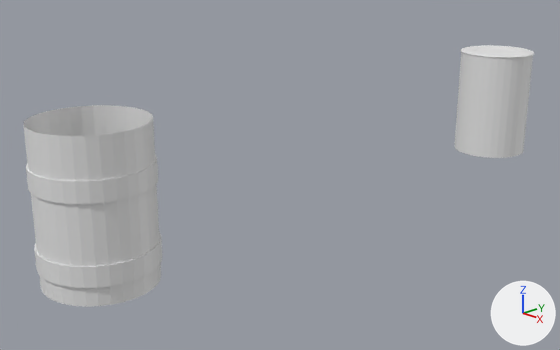
An edit to the Blender file untitled.blend, drawn before and after from the same camera.
Camera for both pictures: a camera (50 mm lens) standing at (11.99, -6.68, 6.47) and looking at (-0.75, 5.31, 0.76). Lighting does not change. The marker at lower right points along +X, +Y and +Z. The picture after the commit comes second.

Script lines for the objects in view, before the commit:
```python
me_cylinder = bpy.data.meshes.new('Cylinder')
me_cylinder.from_pydata(...)  # 512 vertices, 513 faces; spans x -1.0..1.0, y -1.0..1.0, z -1.0..1.0
me_cylinder_001 = bpy.data.meshes.new('Cylinder.001')
me_cylinder_001.from_pydata(...)  # 640 vertices, 610 faces; spans x -1.03..1.03, y -1.02..1.02, z -3.04..4.78
me_cylinder_002 = bpy.data.meshes.new('Cylinder.002')
me_cylinder_002.from_pydata(...)  # 482 vertices, 451 faces; spans x -1.03..1.03, y -1.03..1.03, z -1.0..1.0
ob_barrel_1 = bpy.data.objects.new('Barrel 1', me_cylinder)
ob_barrel_1.location = (0.0, 13.17, 1.46)
ob_barrel_1.scale = (1.0, 1.0, 1.45)
ob_barrel_1_lid = bpy.data.objects.new('Barrel 1 Lid', me_cylinder_001)
ob_barrel_1_lid.location = (0.0, 13.17, 2.9)
ob_barrel_1_lid.scale = (1.0, 1.0, 0.0109)
ob_barrel_2 = bpy.data.objects.new('Barrel 2', me_cylinder_002)
ob_barrel_2.location = (0.0, 0.0, 1.61)
ob_barrel_2.scale = (1.11, 1.11, 1.54)
```
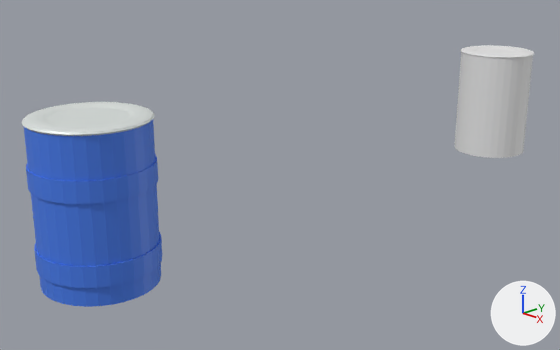
What the commit changed:
Material 'Material.001' (mat_material_001) is new.
Its base color is (0.0596, 0.195, 0.8) (blue #457ae7).
Its roughness is 0.516.
Material 'Material.002' (mat_material_002) is new.
Its base color is (0.755, 0.8, 0.78) (white #e1e7e5).
Its metallic is 0.165.
me_cylinder_002 has 482 vertices, 451 faces and spans x -1.03..1.03, y -1.03..1.03, z -1.0..1.0.
me_cylinder_002 gains material mat_material_001 (blue #457ae7).
Mesh me_cylinder_003 is new.
It has 640 vertices, 610 faces and spans x -1.02..1.02, y -1.02..1.02, z -4.11..3.03.
It uses material mat_material_002 (white #e1e7e5).
Object 'Barrel 2 Lid' (ob_barrel_2_lid) is new; it shows me_cylinder_003.
Its location is (0.0, 0.0, 3.19).
Its scale is (1.12, 1.11, 0.018).

Changed parts and their boxes (x1, y1, x2, y2) in the pictures (560 x 350 px):
'Barrel 2', recoloured (white to blue): (24, 119, 162, 307) in both
'Barrel 2 Lid', added: after (22, 102, 154, 136)
